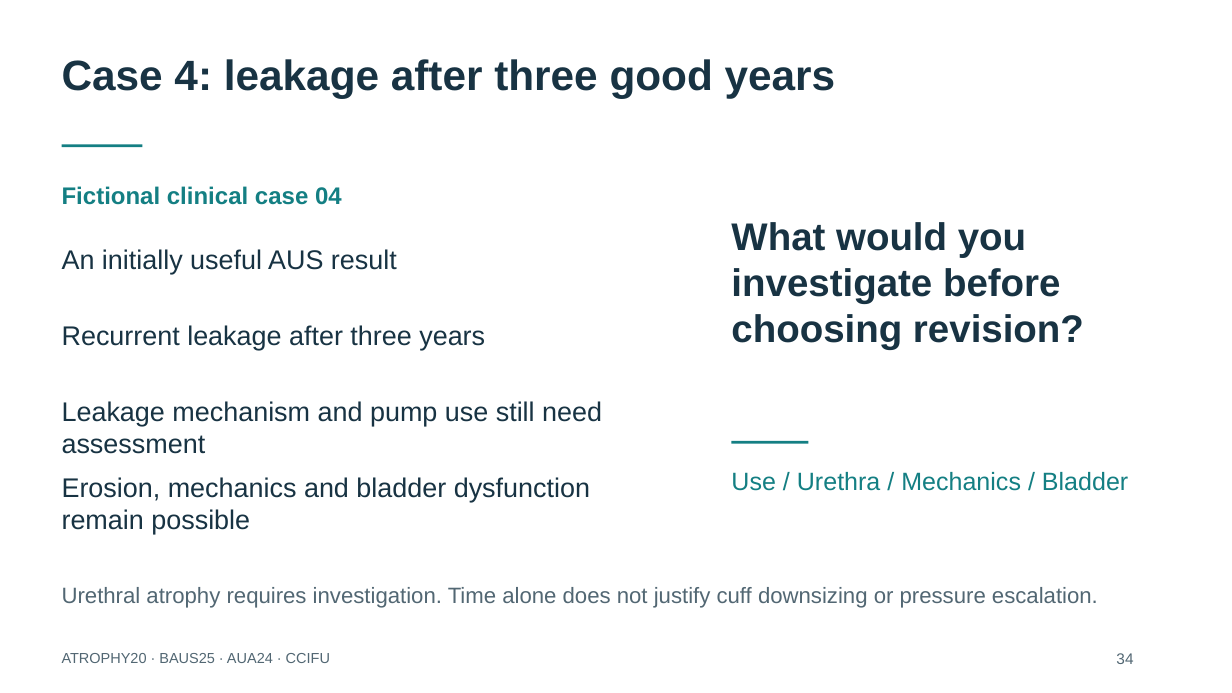
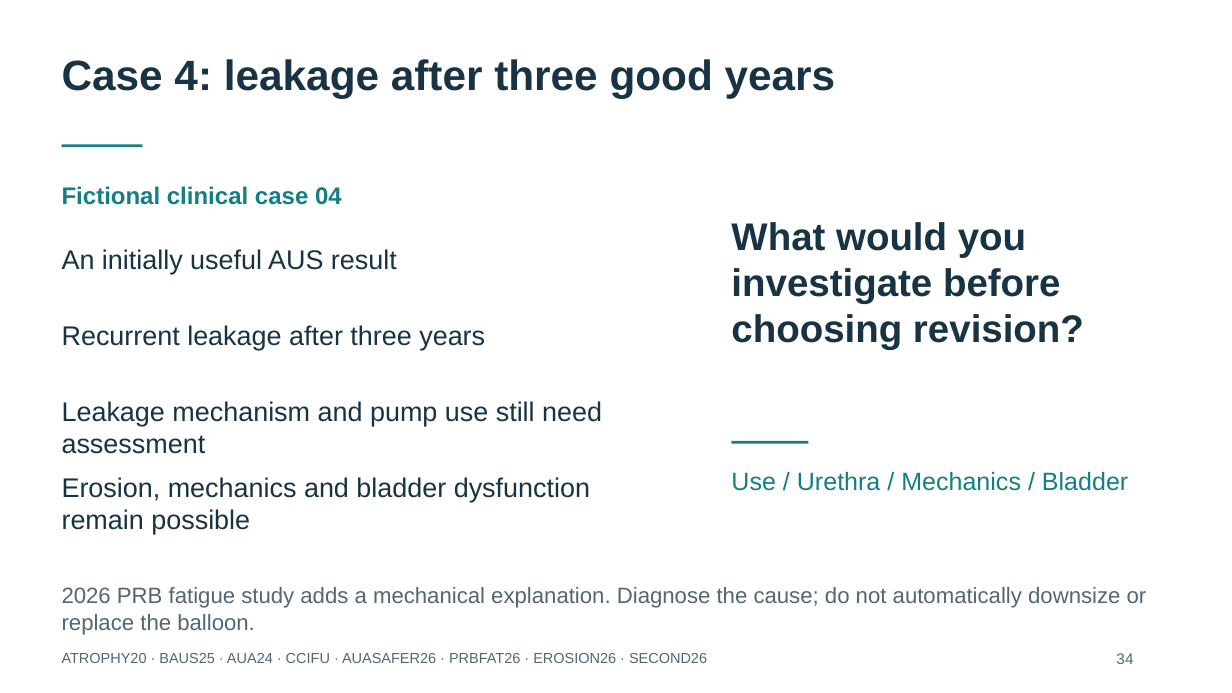
Before and after one commit to nityjr-ctrl/aus-presentation, a slide deck: slide 35 of presentation/AUS-teaching-deck.pptx. Drawn at 1232x693 pixels with LibreOffice and Linux fonts; fonts in the diff are those of the drawing. Boxes give left, top, right and bottom in pixels: in the first picture for what was removed or moved away, otherwise in the second. Text is boxed around its words. In the diff, an @@ line names an element or a change of style, - is before the commit and + after.

```diff
--- a/presentation/AUS-teaching-deck.pptx
+++ b/presentation/AUS-teaching-deck.pptx
@@ text at bbox=[62, 587, 1147, 635]: text changed @@
-Urethral atrophy requires investigation. Time alone does not justify cuff downsizing or pressure escalation.
+2026 PRB fatigue study adds a mechanical explanation. Diagnose the cause; do not automatically downsize or replace the balloon.
@@ text at bbox=[62, 653, 707, 663]: text changed @@
-ATROPHY20 · BAUS25 · AUA24 · CCIFU
+ATROPHY20 · BAUS25 · AUA24 · CCIFU · AUASAFER26 · PRBFAT26 · EROSION26 · SECOND26
```
Also in this commit, not shown: 27 other slides changed, 3 slides added, 12 other files.
